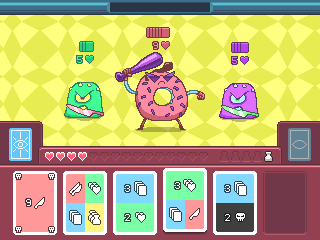
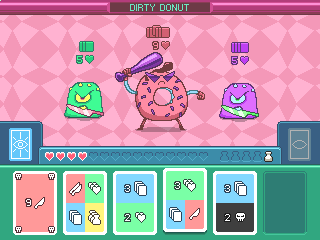
Layered file, before and after one edit (320×240). Changes by layer:
showed "DIRTY DONUT" over [130, 4, 189, 11]
added layer "Layer 8" above "Layer 6" over [146, 25, 170, 38]
added layer "Layer 6" above "donut 1" over [146, 27, 170, 38]
moved "donut 1" above "shadows", painted on it over [115, 27, 205, 130]
moved "shadows" above "Layer 7", painted on it over [65, 114, 258, 132]
removed layer "heart slots" over [45, 152, 208, 161]
removed layer "milk slots" over [220, 151, 273, 162]
removed layer "top bar thingy" over [0, 0, 320, 15]
painted on "hud" over [0, 0, 320, 240]
removed layer "pattern 0" over [0, 0, 320, 196]
removed layer "background" over [0, 0, 320, 233]
added layer "bg" over [0, 0, 320, 240]
